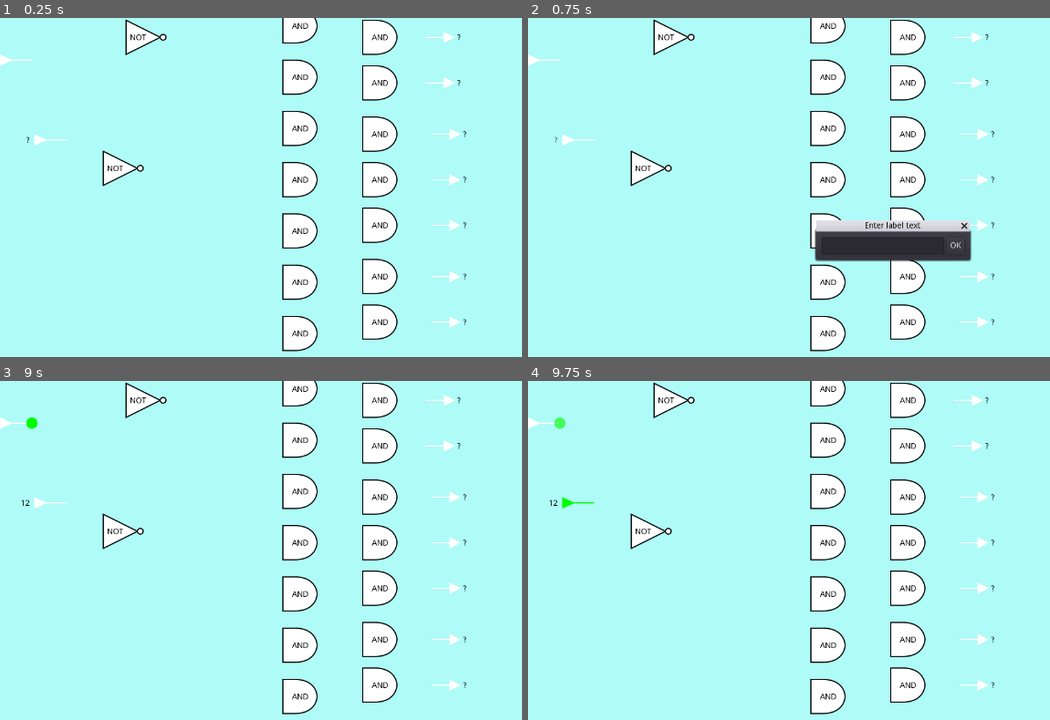
Above: before the commit, frames 1-4 (two rows, left to right).
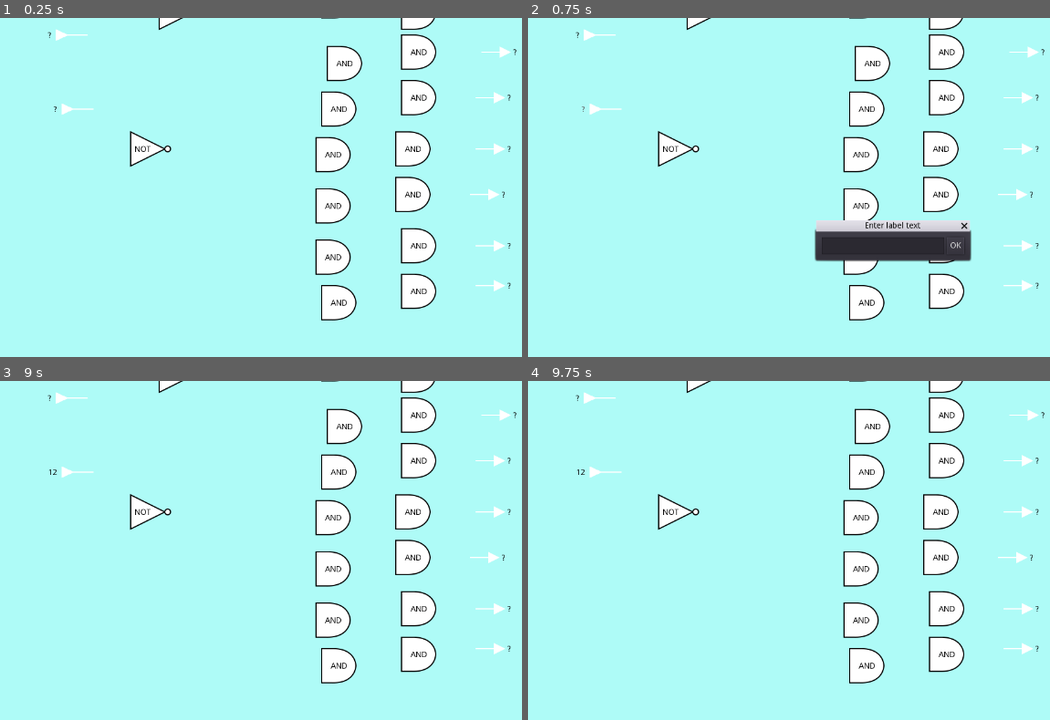
Above: after the commit, the same moments.

Repository: andrew-wilkes/digital-logic
Game: Godot game, scene res://parts/lib/c3.tscn
Same seed, same stepped clock (60 frames per second), same inputs: the game is played once before the commit and once after it. This scene is started directly instead of the project's main scene.
Inputs (mouse positions are in pixels of both pictures, inside the frame that each line leads up to):
- Up to frame 1 (0.25 s): no input
- Up to frame 2 (0.75 s): click "?" at 0.5 s
- Up to frame 3 (9 s): click (354, 608) at 1.27 s; type "12" at 1.35 s; click "OK" at 2 s; click "12" at 2.75 s; click "OK" at 3.5 s; click "12" at 4.25 s; click "?" at 5 s; click "12" at 5.75 s; click "?" at 6.5 s; click "OK" at 7.25 s; tap Enter at 8 s; move the mouse to (15, 421) at 8.02 s; click (15, 421) at 8.17 s; tap Space at 8.75 s; move the mouse to (31, 421) at 8.77 s; click (31, 421) at 8.92 s
- Up to frame 4 (9.75 s): tap Enter at 9.5 s; move the mouse to (574, 503) at 9.52 s; click (574, 503) at 9.67 s

The runs differ from the first frame. In frame 1, 19% of the frame differs, in the area x 0-99%, y 0-99%; in frame 2, 17%; in frame 3, 19%; in frame 4, 19%.

Commit message:
Highlight pins in loaded circuit as appropriate

Diff:
--- a/game/Circuit.gd
+++ b/game/Circuit.gd
@@ -301,8 +301,10 @@
 		var scene = packed_scene.instance()
 		for p in scene.get_children():
 			var np = p.duplicate()
+			np.dropped = true # Suppress highlighting of pins on move
 			parts.append(np)
 			$Parts.add_child(np)
+			np.highlight_pins()
 		scene.queue_free()
 		var id = 0
 		for p in parts:
@@ -313,8 +315,10 @@
 				var wire = wire_scene.instance()
 				wire.start_pin = p.get_node("Q")
 				wire.start_pin.parent_part = p
+				wire.start_pin.hide_it()
 				wire.end_pin = parts[w[0]].get_node("Inputs").get_child(w[1])
 				wire.end_pin.parent_part = parts[w[0]]
+				wire.end_pin.hide_it()
 				wire.clear_points()
 				wire.add_point(wire.start_pin.global_position - $Parts.global_position)
 				wire.add_point(wire.end_pin.global_position - $Parts.global_position)
--- /dev/null
+++ b/game/parts/lib/c1.tscn
@@ -0,0 +1,56 @@
+[gd_scene load_steps=8 format=2]
+
+[ext_resource path="res://parts/Gate.gd" type="Script" id=1]
+[ext_resource path="res://parts/Output.gd" type="Script" id=2]
+[ext_resource path="res://parts/zOutput.tscn" type="PackedScene" id=3]
+[ext_resource path="res://parts/bNAND.tscn" type="PackedScene" id=4]
+[ext_resource path="res://parts/eNOT.tscn" type="PackedScene" id=5]
+[ext_resource path="res://parts/Input.gd" type="Script" id=6]
+[ext_resource path="res://parts/zInput.tscn" type="PackedScene" id=7]
+
+[node name="Parts" type="Node2D"]
+position = Vector2( 230, 40 )
+
+[node name="NAND" type="Node2D" parent="." instance=ExtResource( 4 )]
+position = Vector2( 244, 230 )
+z_index = 1
+script = ExtResource( 1 )
+highlight_pin = true
+highlight_part = true
+moveable = true
+wireable = true
+show_state = false
+is_ext_input = false
+gate_type = "NAND"
+
+[node name="Output" type="Node2D" parent="." instance=ExtResource( 3 )]
+position = Vector2( 334, 140 )
+script = ExtResource( 2 )
+highlight_pin = true
+highlight_part = true
+moveable = true
+wireable = true
+show_state = true
+is_ext_input = false
+
+[node name="NOT" type="Node2D" parent="." instance=ExtResource( 5 )]
+position = Vector2( 84, 250 )
+z_index = 1
+script = ExtResource( 1 )
+highlight_pin = true
+highlight_part = true
+moveable = true
+wireable = true
+show_state = false
+is_ext_input = false
+gate_type = "NOT"
+
+[node name="Input" type="Node2D" parent="." instance=ExtResource( 7 )]
+position = Vector2( -36, 170 )
+script = ExtResource( 6 )
+highlight_pin = true
+highlight_part = true
+moveable = true
+wireable = true
+show_state = true
+is_ext_input = true
--- a/game/parts/lib/c3.tscn
+++ b/game/parts/lib/c3.tscn
@@ -9,10 +9,10 @@
 [ext_resource path="res://parts/aAND.tscn" type="PackedScene" id=7]
 
 [node name="Parts" type="Node2D"]
-position = Vector2( -20, -170 )
+position = Vector2( 40, -220 )
 
 [node name="Input" type="Node2D" parent="." instance=ExtResource( 4 )]
-position = Vector2( 76, 114 )
+position = Vector2( 84, 120 )
 script = ExtResource( 2 )
 highlight_pin = true
 highlight_part = true
@@ -22,7 +22,7 @@
 is_ext_input = true
 
 [node name="Input52" type="Node2D" parent="." instance=ExtResource( 4 )]
-position = Vector2( 56, 244 )
+position = Vector2( 94, 250 )
 script = ExtResource( 2 )
 highlight_pin = true
 highlight_part = true
@@ -32,7 +32,7 @@
 is_ext_input = true
 
 [node name="Input57" type="Node2D" parent="." instance=ExtResource( 4 )]
-position = Vector2( 116, 384 )
+position = Vector2( 104, 380 )
 script = ExtResource( 2 )
 highlight_pin = true
 highlight_part = true
@@ -42,7 +42,7 @@
 is_ext_input = true
 
 [node name="NOT100" type="Node2D" parent="." instance=ExtResource( 5 )]
-position = Vector2( 236, 434 )
+position = Vector2( 224, 450 )
 z_index = 1
 script = ExtResource( 1 )
 highlight_pin = true
@@ -54,7 +54,7 @@
 gate_type = "NOT"
 
 [node name="NOT58" type="Node2D" parent="." instance=ExtResource( 5 )]
-position = Vector2( 276, 204 )
+position = Vector2( 274, 210 )
 z_index = 1
 script = ExtResource( 1 )
 highlight_pin = true
@@ -66,7 +66,7 @@
 gate_type = "NOT"
 
 [node name="NOT59" type="Node2D" parent="." instance=ExtResource( 5 )]
-position = Vector2( 276, 74 )
+position = Vector2( 274, 80 )
 z_index = 1
 script = ExtResource( 1 )
 highlight_pin = true
@@ -78,7 +78,7 @@
 gate_type = "NOT"
 
 [node name="AND" type="Node2D" parent="." instance=ExtResource( 7 )]
-position = Vector2( 546, 94 )
+position = Vector2( 564, 90 )
 z_index = 1
 script = ExtResource( 1 )
 highlight_pin = true
@@ -90,7 +90,7 @@
 gate_type = "AND"
 
 [node name="AND62" type="Node2D" parent="." instance=ExtResource( 7 )]
-position = Vector2( 686, 124 )
+position = Vector2( 684, 120 )
 z_index = 1
 script = ExtResource( 1 )
 highlight_pin = true
@@ -102,7 +102,7 @@
 gate_type = "AND"
 
 [node name="Output" type="Node2D" parent="." instance=ExtResource( 6 )]
-position = Vector2( 786, 124 )
+position = Vector2( 814, 120 )
 script = ExtResource( 3 )
 highlight_pin = true
 highlight_part = true
@@ -112,7 +112,7 @@
 is_ext_input = false
 
 [node name="AND90" type="Node2D" parent="." instance=ExtResource( 7 )]
-position = Vector2( 546, 184 )
+position = Vector2( 554, 190 )
 z_index = 1
 script = ExtResource( 1 )
 highlight_pin = true
@@ -124,7 +124,7 @@
 gate_type = "AND"
 
 [node name="AND91" type="Node2D" parent="." instance=ExtResource( 7 )]
-position = Vector2( 686, 204 )
+position = Vector2( 694, 210 )
 z_index = 1
 script = ExtResource( 1 )
 highlight_pin = true
@@ -136,7 +136,7 @@
 gate_type = "AND"
 
 [node name="Output100" type="Node2D" parent="." instance=ExtResource( 6 )]
-position = Vector2( 786, 204 )
+position = Vector2( 794, 210 )
 script = ExtResource( 3 )
 highlight_pin = true
 highlight_part = true
@@ -146,7 +146,7 @@
 is_ext_input = false
 
 [node name="AND102" type="Node2D" parent="." instance=ExtResource( 7 )]
-position = Vector2( 546, 274 )
+position = Vector2( 564, 300 )
 z_index = 1
 script = ExtResource( 1 )
 highlight_pin = true
@@ -158,7 +158,7 @@
 gate_type = "AND"
 
 [node name="AND103" type="Node2D" parent="." instance=ExtResource( 7 )]
-position = Vector2( 686, 284 )
+position = Vector2( 694, 280 )
 z_index = 1
 script = ExtResource( 1 )
 highlight_pin = true
@@ -170,7 +170,7 @@
 gate_type = "AND"
 
 [node name="AND104" type="Node2D" parent="." instance=ExtResource( 7 )]
-position = Vector2( 686, 374 )
+position = Vector2( 694, 360 )
 z_index = 1
 script = ExtResource( 1 )
 highlight_pin = true
@@ -182,7 +182,7 @@
 gate_type = "AND"
 
 [node name="AND105" type="Node2D" parent="." instance=ExtResource( 7 )]
-position = Vector2( 546, 364 )
+position = Vector2( 554, 380 )
 z_index = 1
 script = ExtResource( 1 )
 highlight_pin = true
@@ -194,7 +194,7 @@
 gate_type = "AND"
 
 [node name="AND106" type="Node2D" parent="." instance=ExtResource( 7 )]
-position = Vector2( 686, 454 )
+position = Vector2( 684, 450 )
 z_index = 1
 script = ExtResource( 1 )
 highlight_pin = true
@@ -206,7 +206,7 @@
 gate_type = "AND"
 
 [node name="AND107" type="Node2D" parent="." instance=ExtResource( 7 )]
-position = Vector2( 546, 454 )
+position = Vector2( 544, 460 )
 z_index = 1
 script = ExtResource( 1 )
 highlight_pin = true
@@ -218,7 +218,7 @@
 gate_type = "AND"
 
 [node name="AND108" type="Node2D" parent="." instance=ExtResource( 7 )]
-position = Vector2( 686, 534 )
+position = Vector2( 684, 530 )
 z_index = 1
 script = ExtResource( 1 )
 highlight_pin = true
@@ -230,7 +230,7 @@
 gate_type = "AND"
 
 [node name="AND109" type="Node2D" parent="." instance=ExtResource( 7 )]
-position = Vector2( 686, 624 )
+position = Vector2( 694, 620 )
 z_index = 1
 script = ExtResource( 1 )
 highlight_pin = true
@@ -242,7 +242,7 @@
 gate_type = "AND"
 
 [node name="AND110" type="Node2D" parent="." instance=ExtResource( 7 )]
-position = Vector2( 686, 704 )
+position = Vector2( 694, 700 )
 z_index = 1
 script = ExtResource( 1 )
 highlight_pin = true
@@ -254,7 +254,7 @@
 gate_type = "AND"
 
 [node name="AND111" type="Node2D" parent="." instance=ExtResource( 7 )]
-position = Vector2( 546, 544 )
+position = Vector2( 544, 550 )
 z_index = 1
 script = ExtResource( 1 )
 highlight_pin = true
@@ -266,7 +266,7 @@
 gate_type = "AND"
 
 [node name="AND112" type="Node2D" parent="." instance=ExtResource( 7 )]
-position = Vector2( 546, 634 )
+position = Vector2( 544, 640 )
 z_index = 1
 script = ExtResource( 1 )
 highlight_pin = true
@@ -278,7 +278,7 @@
 gate_type = "AND"
 
 [node name="AND113" type="Node2D" parent="." instance=ExtResource( 7 )]
-position = Vector2( 546, 724 )
+position = Vector2( 554, 720 )
 z_index = 1
 script = ExtResource( 1 )
 highlight_pin = true
@@ -290,7 +290,7 @@
 gate_type = "AND"
 
 [node name="Output118" type="Node2D" parent="." instance=ExtResource( 6 )]
-position = Vector2( 796, 704 )
+position = Vector2( 814, 690 )
 script = ExtResource( 3 )
 highlight_pin = true
 highlight_part = true
@@ -300,7 +300,7 @@
 is_ext_input = false
 
 [node name="Output123" type="Node2D" parent="." instance=ExtResource( 6 )]
-position = Vector2( 796, 624 )
+position = Vector2( 814, 620 )
 script = ExtResource( 3 )
 highlight_pin = true
 highlight_part = true
@@ -310,7 +310,7 @@
 is_ext_input = false
 
 [node name="Output128" type="Node2D" parent="." instance=ExtResource( 6 )]
-position = Vector2( 796, 534 )
+position = Vector2( 804, 530 )
 script = ExtResource( 3 )
 highlight_pin = true
 highlight_part = true
@@ -320,7 +320,7 @@
 is_ext_input = false
 
 [node name="Output133" type="Node2D" parent="." instance=ExtResource( 6 )]
-position = Vector2( 796, 454 )
+position = Vector2( 814, 450 )
 script = ExtResource( 3 )
 highlight_pin = true
 highlight_part = true
@@ -330,7 +330,7 @@
 is_ext_input = false
 
 [node name="Output138" type="Node2D" parent="." instance=ExtResource( 6 )]
-position = Vector2( 796, 374 )
+position = Vector2( 814, 360 )
 script = ExtResource( 3 )
 highlight_pin = true
 highlight_part = true
@@ -340,11 +340,11 @@
 is_ext_input = false
 
 [node name="Output143" type="Node2D" parent="." instance=ExtResource( 6 )]
-position = Vector2( 786, 284 )
-script = ExtResource( 3 )
-highlight_pin = true
-highlight_part = true
-moveable = true
-wireable = true
-show_state = true
-is_ext_input = false
+position = Vector2( 824, 280 )
+script = ExtResource( 3 )
+highlight_pin = true
+highlight_part = true
+moveable = true
+wireable = true
+show_state = true
+is_ext_input = false
--- a/game/parts/lib/data.json
+++ b/game/parts/lib/data.json
@@ -1 +1 @@
-{"c3":{"offset":{"x":-20,"y":-170},"parts":[{"id":0,"label":"A0","wires" …(1248 unchanged characters)…
+{"c1":{"offset":{"x":230,"y":40},"parts":[{"id":0,"label":"","wires":[[1,0]]},{"id":1,"label":"?","wires":[]},{"id":2,"label":"","wires":[[0,0]]},{"id":3,"label":"?","wires":[[2,0]]}],"title":"Nand"},"c3":{"offset":{"x":40,"y":-220},"parts":[{"id":0,"label":"A0","wires" …(1248 unchanged characters)…
